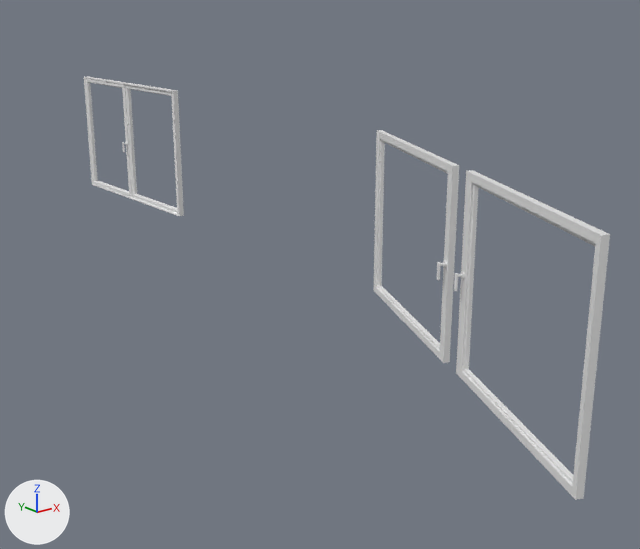
The OBJ model Assets/ExternalAsset/LeartesStudios/CountrysideInterior/Meshes/SM_DoorWindows.obj, before and after one commit.
Rendered twice from a 50 mm camera at (-0.12, -10.61, 4.26) aimed at (8.32, -0.07, 0.04). Arrows for +X, +Y and +Z are at lower left; the lights stay in place. Where no turn or scale is listed for an object, it has been applied to the vertices. Vertices at the same position are counted once.

The first picture shows 'SM_DoorWindows'.
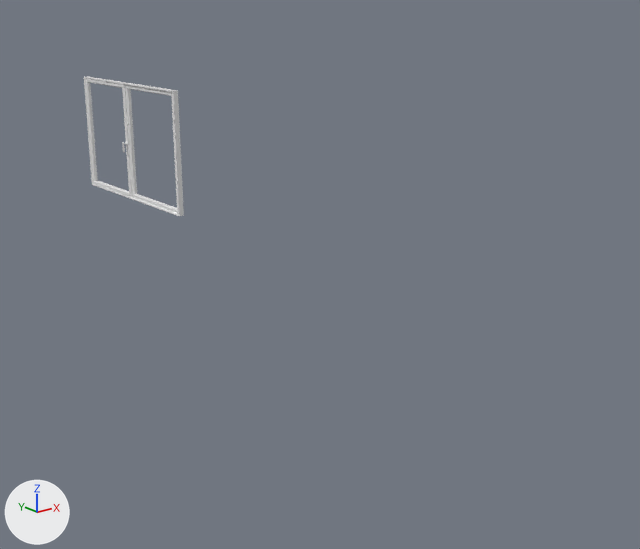
Where the change shows, as pixel boxes (x1, y1, x2, y2) in the pictures (640 x 549 px):
'SM_DoorWindows', reshaped (81% narrower, 67% shorter)
    before: (84, 77, 610, 500)
    after: (84, 77, 184, 216)
part 1 of me_sm_doorwindows, deleted
    before: (374, 130, 610, 500)

Edits to the bpy script that builds the scene:
```text
Change me_sm_doorwindows:
    used by ob_sm_doorwindows; location = (0.0, 0.0, 0.0)
    remove me_sm_doorwindows.from_pydata(...)  # 682 vertices, 1120 faces; spans x 6.0..8.7, y -6.6..9.0, z 0.0..2.5
    add me_sm_doorwindows.from_pydata(...)  # 242 vertices, 400 faces; spans x 8.5..8.7, y 4.9..9.0, z 0.0..2.5
    me_sm_doorwindows part 1: 8 loose pieces with 440 vertices, spanning x 6.0..8.6, y -6.6..-1.1, z 0.0..2.4, are deleted
```
